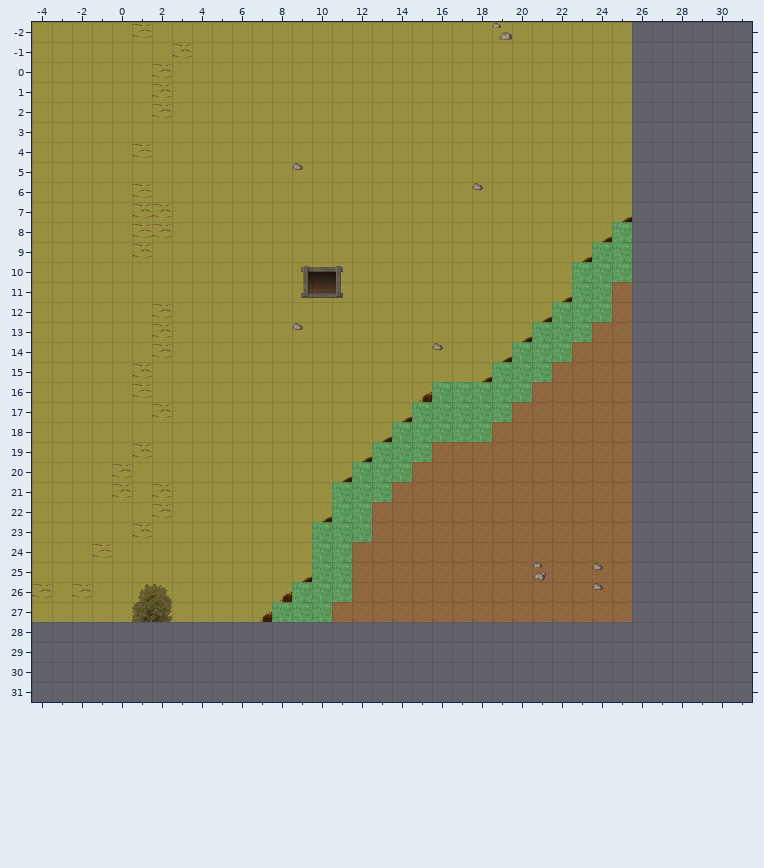
Two states of a Tiled map, AndorsTrail/res/xml/0_orril_mountain_w2_x2_y1.tmx. Above, as it was before the edit.
Cells are 32x32 px. Shown: x -4..31, y -2..31. The old version is drawn lined up with the new one.
The same view after the edit:
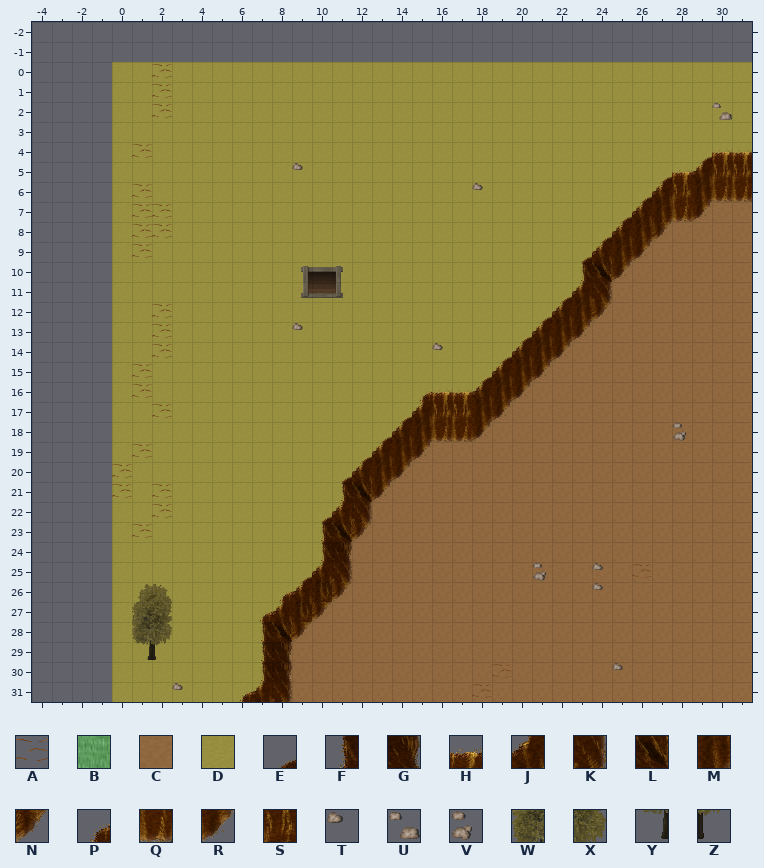
Key: from "tileset_ground_grass_edges": A 19; from "tileset_ground_ground": B 0, C 4, D 8; from "tileset_ground_ridge_earth_dar": E 5, F 27, G 28, H 38, J 39, K 40, L 42, M 51, N 52, P 60, Q 62, R 63, S 86; from "tileset_ground_rock_pebbles": T 0, U 1, V 2; from "tileset_plant_tree_taller_tree": W 16, X 17, Y 24, Z 25.
_ is an empty cell.
Tiles replaced or removed in this view: A, B, D, U.
Change:
Changed rows in their new state; . is an unchanged cell.
map size 30x30 -> 32x32 cells (old content now starts at -4,-2; both pictures use the new coordinates)
Layer "Ground":
first column x -4:
-2 ______________________________......
-1 ______________________________......
 0 ____..........................DDDDDD
 1 ____..........................DDDDDD
 2 ____..........................DDDDDD
 3 ____..........................DDDDDD
 4 ____..........................DDDDDD
 5 ____..........................DDDD..
 6 ____..........................DD.DCC
 7 ____..........................DDCCCC
 8 ____..........................DCCCCC
 9 ____..........................CCCCCC
10 ____..........................CCCCCC
11 ____..........................CCCCCC
12 ____..........................CCCCCC
13 ____..........................CCCCCC
14 ____..........................CCCCCC
15 ____..........................CCCCCC
16 ____..........................CCCCCC
17 ____..........................CCCCCC
18 ____..........................CCCCCC
19 ____..........................CCCCCC
20 ____..........................CCCCCC
21 ____..........................CCCCCC
22 ____..........................CCCCCC
23 ____..........................CCCCCC
24 ____..........................CCCCCC
25 ____..........................CCCCCC
26 ____..........................CCCCCC
27 ____..........................CCCCCC
28 ....DDDDDDDD.CCCCCCCCCCCCCCCCCCCCCCC
29 ....DDDDDDDDCCCCCCCCCCCCCCCCCCCCCCCC
30 ....DDDDDDDDCCCCCCCCCCCCCCCCCCCCCCCC
31 ....DDDDDDDDCCCCCCCCCCCCCCCCCCCCCCCC
Layer "Object":
first column x 1:
-2 _................._............
-1 .._............................
 2 .............................U.
 4 ............................EHH
 5 ..........................EHJSS
 6 .........................EJSMQQ
 7 .........................JMQR..
 8 .........................MN....
 9 .........................R.....
first column x -4:
24 ..._..........
26 _._...........
28 ...........FLN
29 .....YZ....FG.
30 ...........FG.
31 .......T..PJK.
Layer "Object2":
first column x 28:
18 V
first column x 26:
25 A
first column x 18:
30 .A.....T
31 A.......
Layer "Above":
first column x 1:
28 WX
Layer "Walkable" (now hidden):
first column x 8:
 8 ................._
 9 ................__
10 ...............___
11 ...............__.
12 ..............___.
13 .............___..
14 ............___...
15 ...........___....
16 ........_____.....
17 ......._____......
18 ......_____.......
19 .....___..........
20 ....___...........
21 ...___............
22 ...__.............
23 ..___.............
24 ..__..............
25 ..__..............
26 .___..............
27 ___...............
